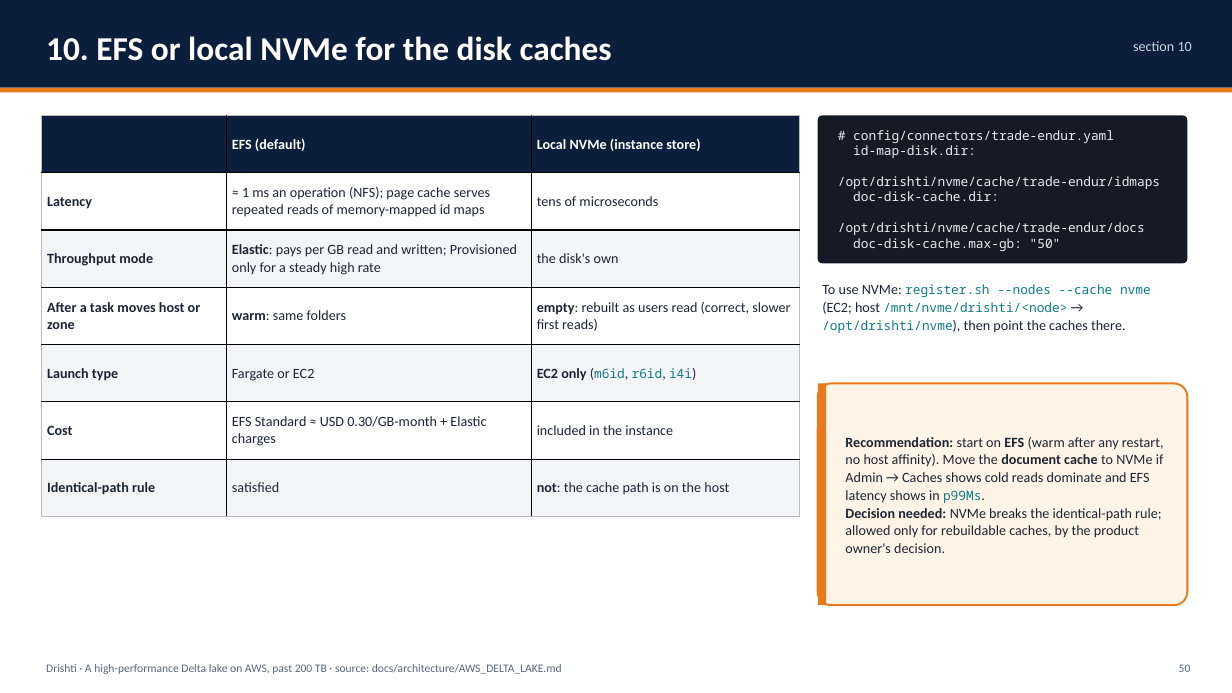
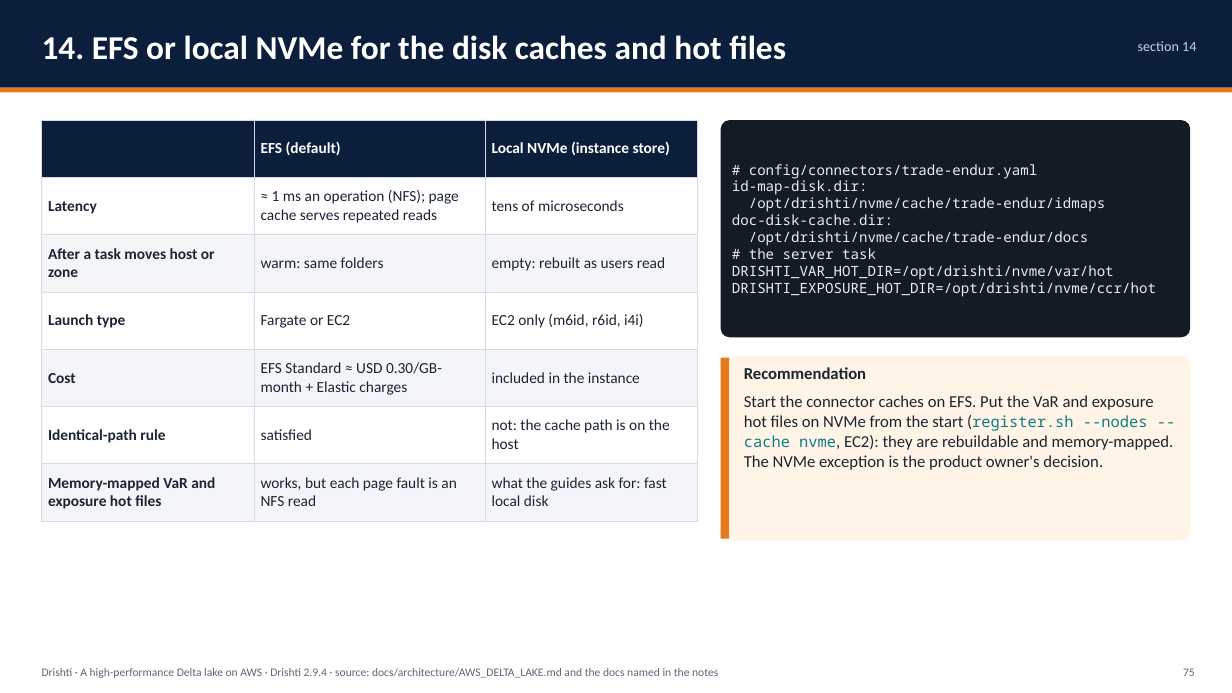
Before and after one commit to ajsinha/drishti, a slide deck: slide 75 of docs/publications/Drishti-AWS-Delta-Lake.pptx (slide 50 before the commit). Drawn at 1232x693 pixels with LibreOffice and Linux fonts; fonts in the diff are those of the drawing. Boxes give left, top, right and bottom in pixels: in the first picture for what was removed or moved away, otherwise in the second. Text is boxed around its words. In the diff, an @@ line names an element or a change of style, - is before the commit and + after.

Commit message:
The Design and Evidence deck (72 slides, was 48) and the AWS Delta Lake deck (103 slides, was 72) rewritten for 2.9.4: what 2.6.5 to 2.9.4 added, the evidence recounted (4,761 Java tests, the drill, benchmarks), the risk lake, JSON Lines, S3, bank scale, Delta or Iceberg above storage, each item built, designed or proposed; PDFs beside them

```diff
--- a/docs/publications/Drishti-AWS-Delta-Lake.pptx
+++ b/docs/publications/Drishti-AWS-Delta-Lake.pptx
@@ text at [42, 35, 786, 60]: text changed @@
-10. EFS or local NVMe for the disk caches
+14. EFS or local NVMe for the disk caches and hot files
@@ text at [1138, 41, 1196, 51]: text changed @@
-section 10
+section 14
@@ table at [42, 120, 698, 521] @@
-row 2: Latency | ≈ 1 ms an operation (NFS); page cache serves repeated reads of memory-mapped id maps | tens of microseconds
-row 3: Throughput mode | Elastic: pays per GB read and written; Provisioned only for a steady high rate | the disk's own
-row 4: After a task moves host or zone | warm: same folders | empty: rebuilt as users read (correct, slower first reads)
+row 2: Latency | ≈ 1 ms an operation (NFS); page cache serves repeated reads | tens of microseconds
+row 3: After a task moves host or zone | warm: same folders | empty: rebuilt as users read
+row 7: Memory-mapped VaR and exposure hot files | works, but each page fault is an NFS read | what the guides ask for: fast local disk
@@ fill #F3F5F8 to #F3F5F9 in 9 cells @@
@@ size 11 to 12 pt in "EFS (default)", "Local NVMe (instance store)", "Latency", "tens of microseconds" @@
@@ borders changed @@
@@ table: place and size @@
-table at [42, 116, 799, 517]
+table at [42, 120, 698, 521]
@@ rounded rectangle: place and size @@
-rounded rectangle at [818, 116, 1188, 263]
+rounded rectangle at [721, 120, 1190, 337]
@@ rounded rectangle at [721, 120, 1190, 337]: proportions changed @@
@@ text "# config/connectors/trade-endur.yaml": place and size @@
-text "# config/connectors/trade-endur.yaml" at [838, 130, 1160, 251]
+text "# config/connectors/trade-endur.yaml" at [732, 164, 1156, 297]
@@ text at [732, 164, 1105, 246]: size 10 to 11 pt in "# config/connectors/trade-endur.yaml", "id-map-disk.dir:", "/opt/drishti/nvme/cache/trade-endur/idmaps", "doc-disk-cache.dir:" and 1 more places @@
@@ text at [732, 248, 1156, 297]: text changed; size 10 to 11 pt @@
-doc-disk-cache.max-gb: "50"
+# the server task
+DRISHTI_VAR_HOT_DIR=/opt/drishti/nvme/var/hot
+DRISHTI_EXPOSURE_HOT_DIR=/opt/drishti/nvme/ccr/hot
@@ text removed at [822, 284, 1151, 333] @@
-To use NVMe: register.sh --nodes --cache nvme (EC2; host /mnt/nvme/drishti/<node> → /opt/drishti/nvme), then point the caches there.
@@ rectangle: place and size @@
-rectangle at [818, 384, 826, 605]
+rectangle at [721, 358, 729, 539]
@@ rounded rectangle: place and size @@
-rounded rectangle at [818, 384, 1188, 605]
+rounded rectangle at [721, 356, 1190, 541]
@@ rounded rectangle at [721, 356, 1190, 541]: outline #E87A1E 1.5 pt to none @@
@@ text added at [744, 367, 1174, 470], 13 pt, text #1C2433 @@
+Recommendation
+Start the connector caches on EFS. Put the VaR and exposure hot files on NVMe from the start (register.sh --nodes --cache nvme, EC2): they are rebuildable and memory-mapped. The NVMe exception is the product owner's decision.
@@ text removed at [845, 437, 1164, 553] @@
-Recommendation: start on EFS (warm after any restart, no host affinity). Move the document cache to NVMe if Admin → Caches shows cold reads dominate and EFS latency shows in p99Ms.
-Decision needed: NVMe breaks the identical-path rule; allowed only for rebuildable caches, by the product owner's decision.
@@ vertical alignment top to middle in 3 elements at [42, 668, 718, 678], [732, 164, 1156, 297], [1183, 668, 1195, 676] @@
@@ text at [42, 668, 718, 678]: text changed @@
-Drishti · A high-performance Delta lake on AWS, past 200 TB · source: docs/architecture/AWS_DELTA_LAKE.md
+Drishti · A high-performance Delta lake on AWS · Drishti 2.9.4 · source: docs/architecture/AWS_DELTA_LAKE.md and the docs named in the notes
@@ text at [1183, 668, 1195, 676]: text changed @@
-50
+75
```
Also in this commit, not shown: 67 other slides changed, 35 slides added, 4 slides removed, 3 other files.
